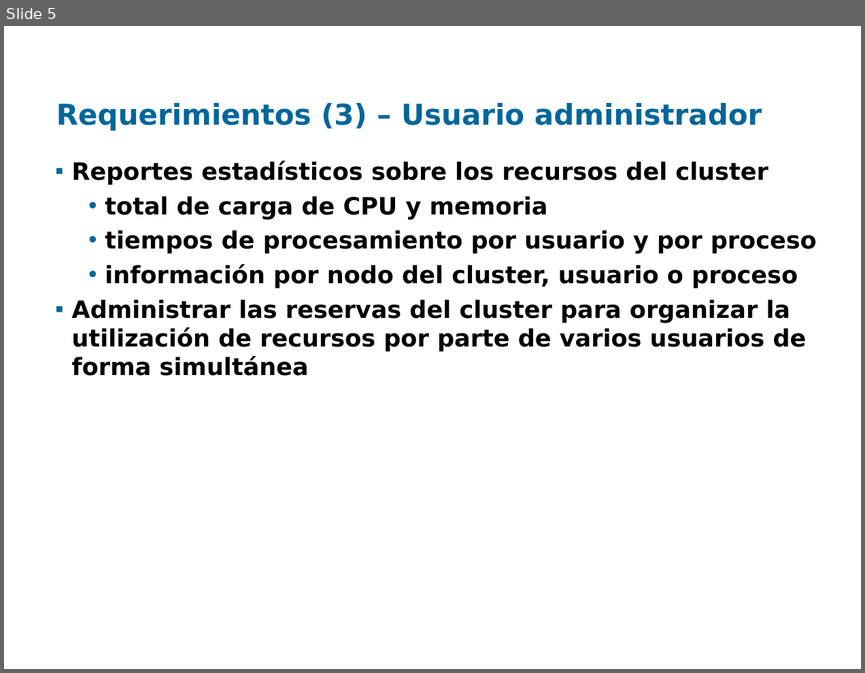
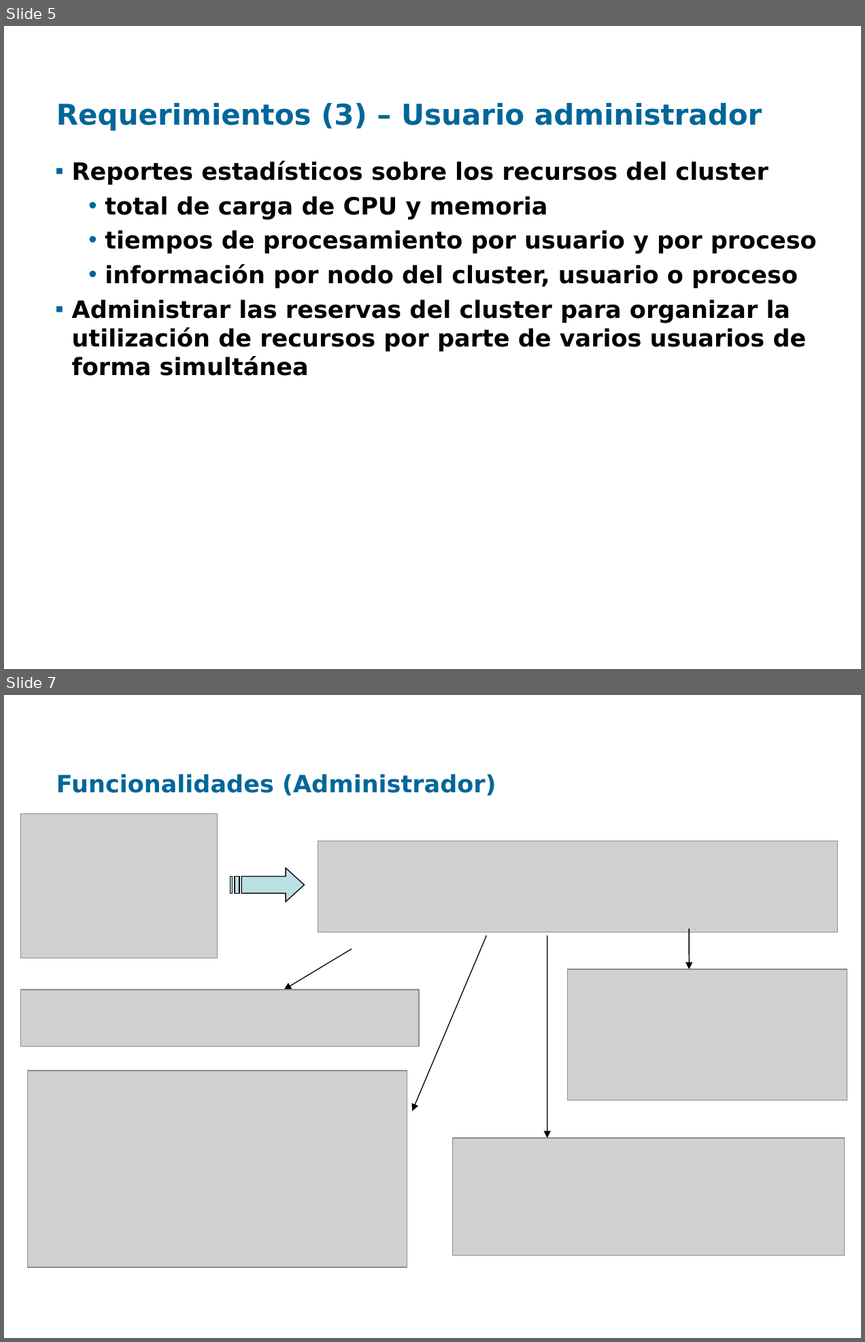
Before and after one commit to santiago-iturriaga/pgruso2007, a slide deck: Documentacion/Presentación Fenton - Damian.ppt. Shown one above the other, each under a label of ours: slide 5 before the commit, slides 5 and 7 after it; the slides between them are not shown. The pictures are 865x673 and 865x1342 pixels, drawn with LibreOffice and Linux fonts; fonts in the diff are those of the drawing; grey boxes stand for pictures; background and template pictures are left out. Boxes give left, top, right and bottom in pixels: in the first picture for what was removed or moved away, otherwise in the second. Text is boxed around its words. In the diff, an @@ line names an element or a change of style, - is before the commit and + after.

```diff
--- a/Documentacion/Presentación Fenton - Damian.ppt
+++ b/Documentacion/Presentación Fenton - Damian.ppt
@@ slide 7 added at (x1=4, y1=695, x2=861, y2=1338), background picture (left out) @@
@@ title added at (x1=56, y1=774, x2=496, y2=796), 20 pt, text #006699, bold @@
+Funcionalidades (Administrador)
@@ picture added at (x1=21, y1=814, x2=218, y2=958) @@
@@ picture added at (x1=317, y1=841, x2=837, y2=932) @@
@@ freeform shape added at (x1=230, y1=868, x2=305, y2=902), fill #BBE0E3, outline #000000 0.74 pt @@
@@ arrow added from (486, 936) to (412, 1110), #000000 0.74 pt @@
@@ arrow added from (547, 936) to (547, 1138), #000000 0.74 pt @@
@@ arrow added from (689, 929) to (689, 969), #000000 0.74 pt @@
@@ arrow added from (352, 949) to (284, 989), #000000 0.74 pt @@
@@ picture added at (x1=567, y1=969, x2=847, y2=1100) @@
@@ picture added at (x1=21, y1=989, x2=419, y2=1047) @@
@@ picture added at (x1=27, y1=1070, x2=407, y2=1266) @@
@@ picture added at (x1=453, y1=1138, x2=844, y2=1255) @@
```
Also in this commit, not shown: 3 slides changed, 1 slide removed.
